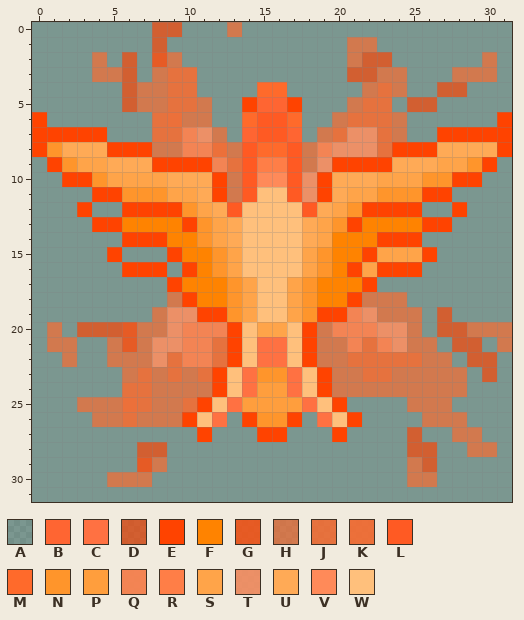
One commit to this pixel-art sprite: Assets/Matato/Attacks/phoenix_bar/phoenix_sprite4.png. This is how it looked before the edit.
The file is 32x32 pixels. Colours within 5 levels of each other are drawn and written as one.
Palette (. is transparent): A #41414150  B #ff6532  C #ff7142  D #e44209c3  E #ff4300  F #ff8300  G #f24d10df  H #e4642fc3  J #f2672ddf  K #f5682de7  L #ff5a23  M #ff6a2b  N #ff952b  P #ff9e3d  Q #f8814ef1  R #ff7e47  S #ffa449  T #f48b5fe8  U #ffaa56  V #ff8a59  W #ffc07c
Pixels before, first column x 0:
 0 AAAAAAAADDAAAHAAAAAAAAAAAAAAAAAA
 1 AAAAAAAADAAAAAAAAAAAAHHAAAAAAAAA
 2 AAAAHADAGHAAAAAAAAAAAHDDAAAAAAHA
 3 AAAAHHDAHJJAAAAAAAAAADDHHAAAHHHA
 4 AAAAAADHHJJAAAAMMAAAAAHJHAADDAAA
 5 AAAAAADHHJJHAAEBBEAAAHJJADDAAAAA
 6 EAAAAAAAJKHHAAMLLMAAHJJJHAAAAAAE
 7 EEEEEAAAJJQTHABLLBAHJTTJHAAEEEEE
 8 ENUUUEEEHHQQKHLMMLHQTTTJEEEUUUUE
 9 AENSSUUUEEEEQJLRRLHTEEEEUUUSSNEA
10 AAEENSSSSUUUEHLVVLTEUUUSSSNNEEAA
11 AAAAEENNNSSUEHLWWLTEUSSNNNEEAAAA
12 AAAEAAEEEENSULWWWWLUSNEEEEAAEAAA
13 AAAAEEFFFFENSUWWWWUSNEFFFFEEAAAA
14 AAAAAAEEEFFNSUWWWWUSFFFEEEAAAAAA
15 AAAAAEAAAEFFNSWWWWSNFFESSSEAAAAA
16 AAAAAAEEEAEFNSWWWWSNFESEEEAAAAAA
17 AAAAAAAAAEFFFNSWWSNFFFEAAAAAAAAA
18 AAAAAAAAAHEFFNSWWSNFFEHHHAAAAAAA
19 AAAAAAAAHTTEENSWWSNEEQTHHHADAAAA
20 AHADDDGHHTQQQEWSSWEHQQQTTHADDHHH
21 AHHAAHGHTTQQJEWCCWEHHQJQTHHADDAH
22 AAHAAHHHTJQQJEWCCWEHHJJJJJHHADDA
23 AAAAAAHJHJHJEWCNNCWEHHJJHHHHHADA
24 AAAAAAJJHHHHEWCPPCWEHHHHHHHHHAAA
25 AAAHHHKJHHJEWCPPPPCWEAAAAHHHAAAA
26 AAAAHHJHHHEWCAENNEACWEAAAAHHHAAA
27 AAAAAAAAAAAEAAAEEAAAEAAAADAAHHAA
28 AAAAAAADDAAAAAAAAAAAAAAAADDAAHHA
29 AAAAAAAGHAAAAAAAAAAAAAAAAHDAAAAA
30 AAAAAHHHAAAAAAAAAAAAAAAAAHHAAAAA
31 AAAAAAAAAAAAAAAAAAAAAAAAAAAAAAAA
After:
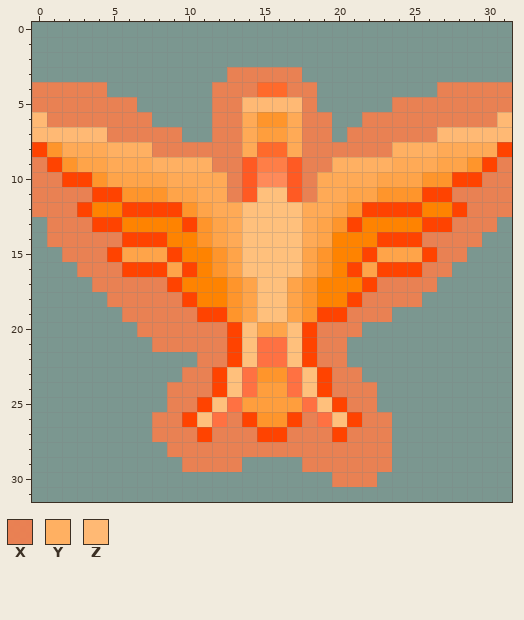
Colours new in this view: X #ef7d4def  Y #ffb062  Z #ffb974
Diff:
Changed rows in their new state; - is an unchanged pixel.
first column x 0:
 0 --------AA---A------------------
 1 --------A------------AA---------
 2 ----A-A-AA-----------AAA------A-
 3 ----AAA-AAA--XXXXX---AAAA---AAA-
 4 XXXXX-AAAAA-XXX--XX---AAA--XXXXX
 5 XXXXXXXAAAAAXXZZZZX--AAAXXXXXXXX
 6 ZXXXXXXXAAAAXXUNNUXXAAXXXXXXXXXZ
 7 ZZZZZXXXXXAAXXUPPUXXAXXXXXXZZZZZ
 8 -----YYYXXXXXXU--UXXXXXXYYY-----
 9 X-------YYYYXX----XXYYYY-------X
10 XX----------UX----XU----------XX
11 XXXX--------UX----XU--------XXXX
12 XXX-FF-------U----U-------FF-XXX
13 -XXX------------------------XXX-
14 -XXXXX--------------------XXXX--
15 --XXX-SSS------------------XX---
16 ---XXX---S----------------XX----
17 ----XXXXX--------------XXXX-----
18 -----XXXXX------------XXXX------
19 ------XXXXX----------XXXAA-A----
20 -A-AAAAXXXXXX------XXXAAAA-AAAAA
21 -AA--AAAXXXXX------XXAAAAAA-AA-A
22 --A--AAAAAAXX------XXAAAAAAA-AA-
23 ------AAAAXX--------XXAAAAAAA-A-
24 ------AAAXXX--------XXXAAAAAA---
25 ---AAAAAAXX----------XX--AAA----
26 ----AAAAXX---X----X---XX--AAA---
27 --------XXX-XXX--XXX-XXX-A--AA--
28 -------AAXXXXXXXXXXXXXXX-AA--AA-
29 -------AA-XXXX----XXXXXX-AA-----
30 -----AAA------------XXX--AA-----
Pixel boxes of the changes (left, top, right, bottom) in both pictures:
changed: (32, 22, 512, 487)
